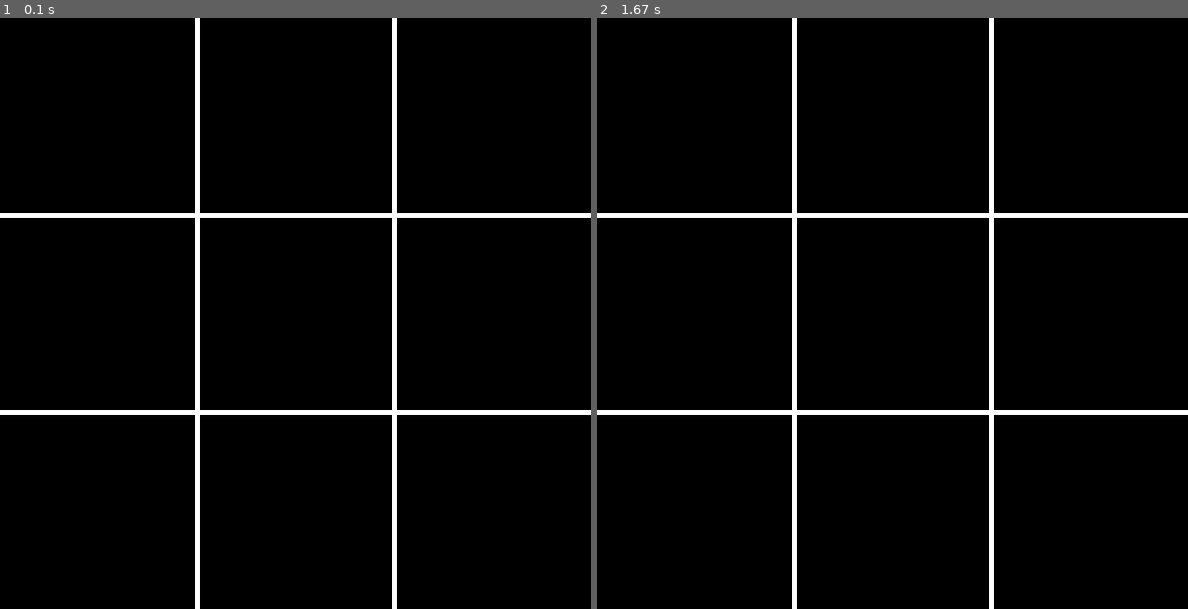
Above: before the commit, frames 1-2 (left to right).
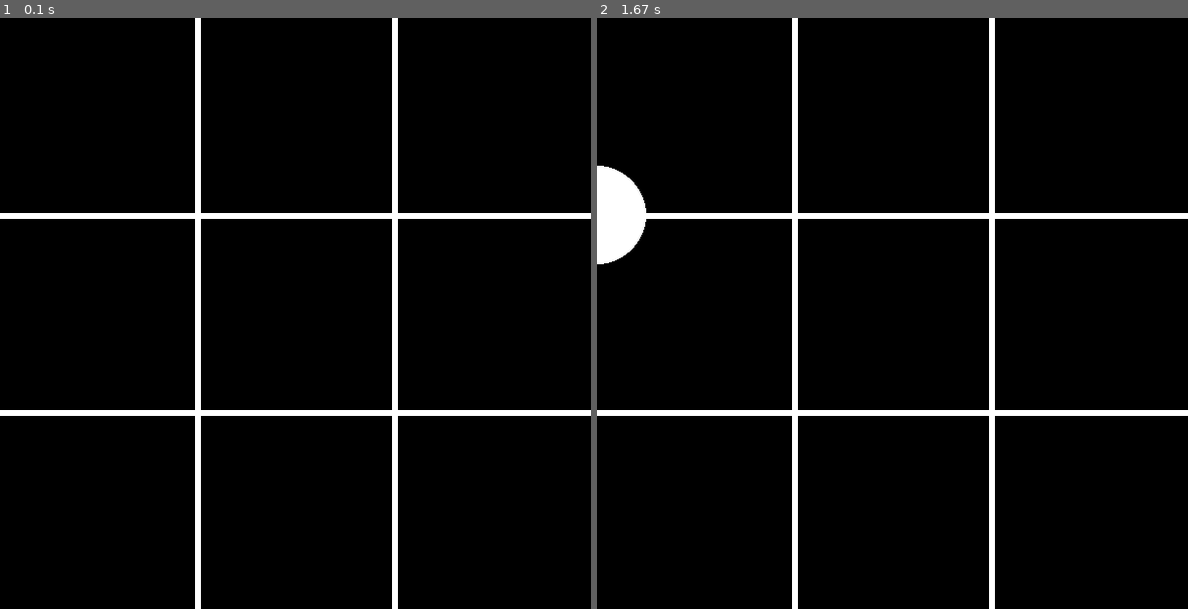
Above: after the commit, the same moments.

Repository: nanutnutna/pygame
Game: pygame game, started from main.py
The game is run twice, just before and just after one commit, with the same random seed, the same clock (stepped at 60 frames per second) and the same inputs.
Inputs (mouse positions are in pixels of both pictures, inside the frame that each line leads up to):
- Up to frame 1 (0.1 s): no input
- Up to frame 2 (1.67 s): click (892, 313) at 0.38 s; click (750, 319) at 0.72 s; click (709, 224) at 1.05 s

The runs differ from the first frame. In frame 1, 0.7% of the frame differs, in the area x 0-100%, y 0-100%; in frame 2, 1.7%.

Commit message:
tic-tac-toe

Diff:
--- /dev/null
+++ b/car.py
@@ -0,0 +1,24 @@
+import pygame
+WHITE = (255, 255, 255)
+
+class Car(pygame.sprite.Sprite):
+    #This class represents a car. It derives from the "Sprite" class in Pygame.
+
+    def __init__(self, color, width, height):
+        # Call the parent class (Sprite) constructor
+        super().__init__()
+
+        # Pass in the color of the car, and its x and y position, width and height.
+        # Set the background color and set it to be transparent
+        self.image = pygame.Surface([width, height])
+        self.image.fill(WHITE)
+        self.image.set_colorkey(WHITE)
+
+        # Draw the car (a rectangle!)
+        pygame.draw.rect(self.image, color, [0, 0, width, height])
+
+        # Instead we could load a proper pciture of a car...
+        # self.image = pygame.image.load("car.png").convert_alpha()
+
+        # Fetch the rectangle object that has the dimensions of the image.
+        self.rect = self.image.get_rect()
--- a/main.py
+++ b/main.py
@@ -1,35 +1,56 @@
-#รอบแรก(ข้อเขียน): คณิตศาสตร์,, วิทยาศาสตร์ทั่วไป, Aptitude test, ภูมิศาสตร์, วิชาการบินเบื้องต้น, และวิชาความรู้เกี่ยวกับการบินไทย
-
-import pygame,sys
-from pygame.locals import *
+import pygame
 
 pygame.init()
-WHITE = (255,255,255)
-BLACK = (0,0,0)
-HEIGHT = 600
+pygame.display.set_caption("Tic-Tac-Toe")
+
 WIDTH = 600
-SIZE = WIDTH//3
-DISPLAYSURF = pygame.display.set_mode((HEIGHT,WIDTH))
+HIGHT = 600
+CH = 3
+SCALE = WIDTH/CH
+frame = pygame.display.set_mode((WIDTH,HIGHT))
+
+board = [[None]*CH for _ in range(CH)]
+
+def empty(x,y):
+    if board[x][y] == None:
+        return True
+    return False
+
+def draw_grid():
+    color = (255,255,255)
+    ### vertical ###
+    for i in range(1,3):
+        pygame.draw.line(frame,color,(HIGHT * i//3,0),(HIGHT *i //3,WIDTH),width=6)
+    ### horizontal ###
+    for i in range(1,3):
+        pygame.draw.line(frame,color,(0,WIDTH*i//3),(HIGHT,WIDTH*i//3),width=6)
+
+def draw_symbol(x,y,player):
+    color = (255,255,255)
+    if player == "X":
+        pass
+    else:
+        pygame.draw.circle(frame,color,(x*SCALE,y*SCALE),radius=50)
 
 
 
-pygame.display.set_caption("Hello World")
-
-
-def drawgrid():
-    #vertical
-    for col in range(SIZE,HEIGHT,SIZE):
-        pygame.draw.line(DISPLAYSURF,WHITE,(0,col),(WIDTH,col),width=5)
-    #horizontal
-    for row in range(SIZE,WIDTH,SIZE):
-        pygame.draw.line(DISPLAYSURF,WHITE,(row,0),(row,HEIGHT),width=5)
-
-
-
-while True:
+running = True
+draw_grid()
+player = 'X'
+while running:
     for event in pygame.event.get():
-        if event.type == QUIT:
-            pygame.quit()
-            sys.exit()
+        if event.type == pygame.QUIT:
+            running = False
+        if event.type == pygame.MOUSEBUTTONDOWN:
+            (x,y) = event.pos
+            x_,y_ = int(x//SCALE), int(y//SCALE)
+            print(x_,y_)
+            if empty(x_,y_):
+                board[x_][y_] = player
+                print(board)
+                draw_symbol(x_,y_,player)
+                if player == 'X':
+                    player = 'O'
+                else:
+                    player = 'X'
     pygame.display.update()
-    drawgrid()
--- /dev/null
+++ b/mouse.py
@@ -0,0 +1,23 @@
+# Taken from husano896's PR thread (slightly modified)
+import pygame
+from pygame.locals import *
+pygame.init()
+screen = pygame.display.set_mode((640, 480))
+clock = pygame.time.Clock()
+
+def main():
+    while True:
+        for event in pygame.event.get():
+            if event.type == QUIT:
+               pygame.quit()
+               return
+            elif event.type == pygame.MOUSEBUTTONDOWN:
+                pos = pygame.mouse.get_pos()
+                print(pos)
+                #mouseX = event.pos[0]
+                #mouseY = event.pos[1]
+                #print(mouseX,mouseY)
+        pygame.display.update()
+
+# Execute game:
+main()
--- /dev/null
+++ b/test.py
@@ -0,0 +1,146 @@
+import pygame
+import sys
+
+# Initialize pygame
+pygame.init()
+
+# Constants
+WIDTH, HEIGHT = 300, 300
+LINE_WIDTH = 15
+BOARD_ROWS = 3
+BOARD_COLS = 3
+SQUARE_SIZE = WIDTH // BOARD_COLS
+CIRCLE_RADIUS = SQUARE_SIZE // 3
+CIRCLE_WIDTH = 15
+CROSS_WIDTH = 25
+SPACE = SQUARE_SIZE // 4
+
+# Colors
+BG_COLOR = (28, 170, 156)
+LINE_COLOR = (23, 145, 135)
+CIRCLE_COLOR = (239, 231, 200)
+CROSS_COLOR = (66, 66, 66)
+
+# Screen setup
+screen = pygame.display.set_mode((WIDTH, HEIGHT))
+pygame.display.set_caption('Tic Tac Toe')
+screen.fill(BG_COLOR)
+
+# Board
+board = [[None]*BOARD_COLS for _ in range(BOARD_ROWS)]
+
+# Drawing functions
+def draw_lines():
+    # Horizontal lines
+    pygame.draw.line(screen, LINE_COLOR, (0, SQUARE_SIZE), (WIDTH, SQUARE_SIZE), LINE_WIDTH)
+    pygame.draw.line(screen, LINE_COLOR, (0, 2 * SQUARE_SIZE), (WIDTH, 2 * SQUARE_SIZE), LINE_WIDTH)
+    # Vertical lines
+    pygame.draw.line(screen, LINE_COLOR, (SQUARE_SIZE, 0), (SQUARE_SIZE, HEIGHT), LINE_WIDTH)
+    pygame.draw.line(screen, LINE_COLOR, (2 * SQUARE_SIZE, 0), (2 * SQUARE_SIZE, HEIGHT), LINE_WIDTH)
+
+def draw_figures():
+    for row in range(BOARD_ROWS):
+        for col in range(BOARD_COLS):
+            if board[row][col] == 'O':
+                pygame.draw.circle(screen, CIRCLE_COLOR, (int(col * SQUARE_SIZE + SQUARE_SIZE // 2), int(row * SQUARE_SIZE + SQUARE_SIZE // 2)), CIRCLE_RADIUS, CIRCLE_WIDTH)
+            elif board[row][col] == 'X':
+                pygame.draw.line(screen, CROSS_COLOR, (col * SQUARE_SIZE + SPACE, row * SQUARE_SIZE + SQUARE_SIZE - SPACE), (col * SQUARE_SIZE + SQUARE_SIZE - SPACE, row * SQUARE_SIZE + SPACE), CROSS_WIDTH)
+                pygame.draw.line(screen, CROSS_COLOR, (col * SQUARE_SIZE + SPACE, row * SQUARE_SIZE + SPACE), (col * SQUARE_SIZE + SQUARE_SIZE - SPACE, row * SQUARE_SIZE + SQUARE_SIZE - SPACE), CROSS_WIDTH)
+
+def mark_square(row, col, player):
+    board[row][col] = player
+
+def available_square(row, col):
+    return board[row][col] is None
+
+def is_board_full():
+    for row in range(BOARD_ROWS):
+        for col in range(BOARD_COLS):
+            if board[row][col] is None:
+                return False
+    return True
+
+def check_win(player):
+    # Vertical win check
+    for col in range(BOARD_COLS):
+        if board[0][col] == board[1][col] == board[2][col] == player:
+            draw_vertical_winning_line(col, player)
+            return True
+
+    # Horizontal win check
+    for row in range(BOARD_ROWS):
+        if board[row][0] == board[row][1] == board[row][2] == player:
+            draw_horizontal_winning_line(row, player)
+            return True
+
+    # Ascending diagonal win check
+    if board[2][0] == board[1][1] == board[0][2] == player:
+        draw_ascending_diagonal(player)
+        return True
+
+    # Descending diagonal win check
+    if board[0][0] == board[1][1] == board[2][2] == player:
+        draw_descending_diagonal(player)
+        return True
+
+    return False
+
+def draw_vertical_winning_line(col, player):
+    posX = col * SQUARE_SIZE + SQUARE_SIZE // 2
+    color = CROSS_COLOR if player == 'X' else CIRCLE_COLOR
+    pygame.draw.line(screen, color, (posX, 15), (posX, HEIGHT - 15), LINE_WIDTH)
+
+def draw_horizontal_winning_line(row, player):
+    posY = row * SQUARE_SIZE + SQUARE_SIZE // 2
+    color = CROSS_COLOR if player == 'X' else CIRCLE_COLOR
+    pygame.draw.line(screen, color, (15, posY), (WIDTH - 15, posY), LINE_WIDTH)
+
+def draw_ascending_diagonal(player):
+    color = CROSS_COLOR if player == 'X' else CIRCLE_COLOR
+    pygame.draw.line(screen, color, (15, HEIGHT - 15), (WIDTH - 15, 15), LINE_WIDTH)
+
+def draw_descending_diagonal(player):
+    color = CROSS_COLOR if player == 'X' else CIRCLE_COLOR
+    pygame.draw.line(screen, color, (15, 15), (WIDTH - 15, HEIGHT - 15), LINE_WIDTH)
+
+def restart():
+    screen.fill(BG_COLOR)
+    draw_lines()
+    for row in range(BOARD_ROWS):
+        for col in range(BOARD_COLS):
+            board[row][col] = None
+
+# Initial drawing of the lines
+draw_lines()
+
+# Main game loop
+player = 'X'
+game_over = False
+
+while True:
+    for event in pygame.event.get():
+        if event.type == pygame.QUIT:
+            pygame.quit()
+            sys.exit()
+
+        if event.type == pygame.MOUSEBUTTONDOWN and not game_over:
+            mouseX = event.pos[0]
+            mouseY = event.pos[1]
+
+            clicked_row = mouseY // SQUARE_SIZE
+            clicked_col = mouseX // SQUARE_SIZE
+
+            if available_square(clicked_row, clicked_col):
+                mark_square(clicked_row, clicked_col, player)
+                if check_win(player):
+                    game_over = True
+                player = 'O' if player == 'X' else 'X'
+                draw_figures()
+                print(board)
+
+        if event.type == pygame.KEYDOWN:
+            if event.key == pygame.K_r:
+                restart()
+                game_over = False
+
+    pygame.display.update()
